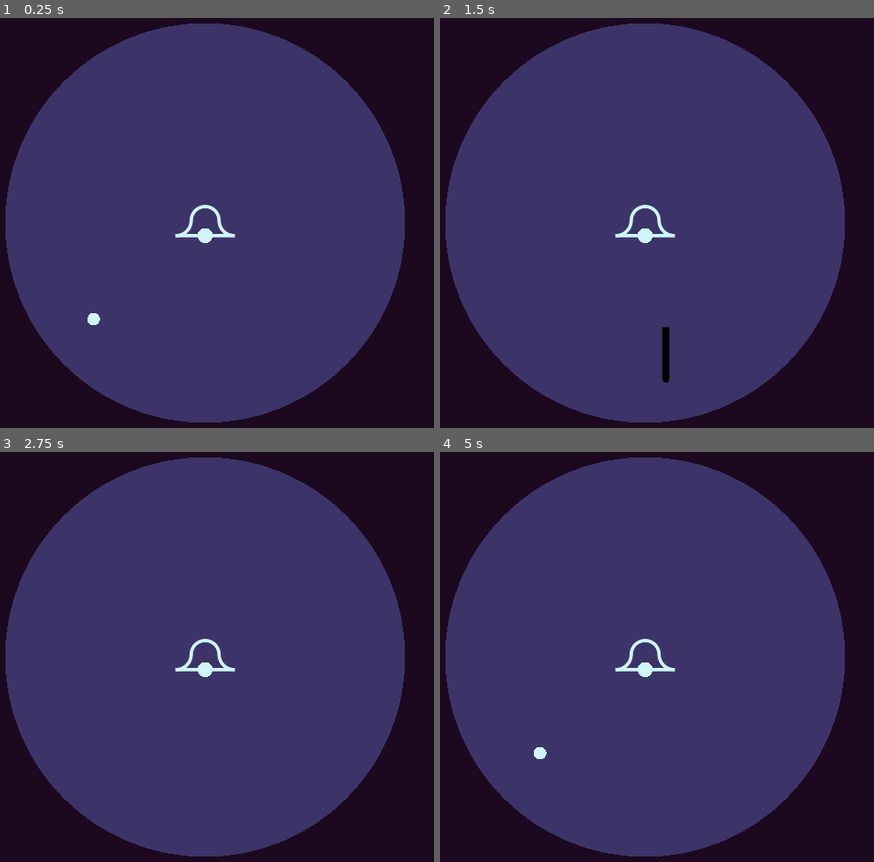
Above: before the commit, frames 1-4 (two rows, left to right).
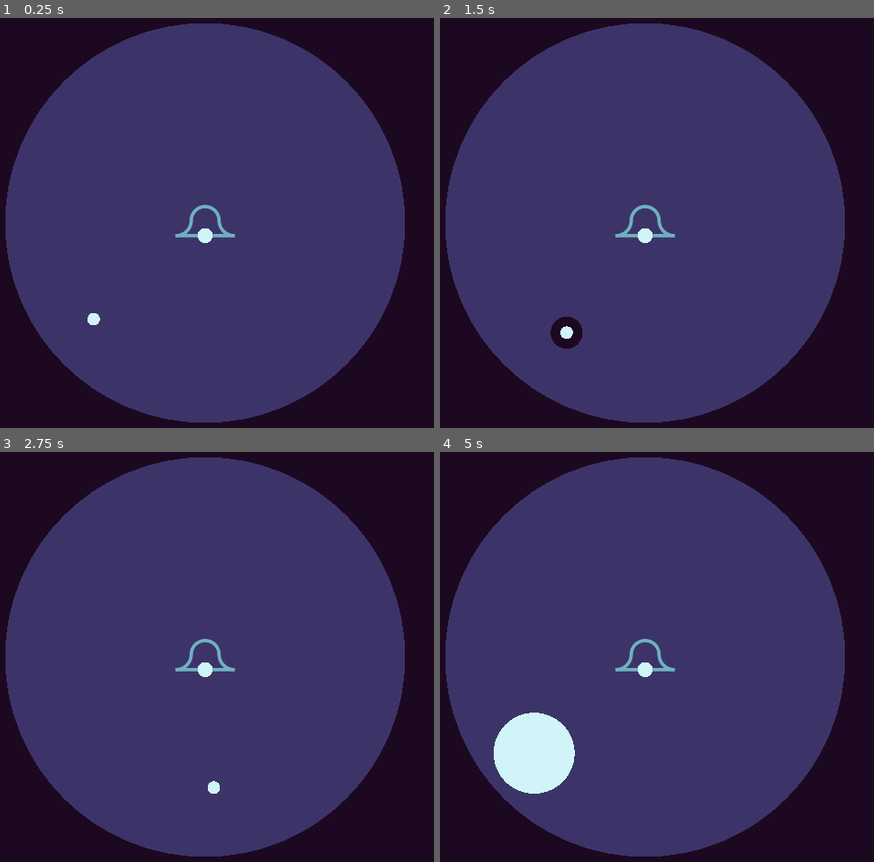
Above: after the commit, the same moments.

Repository: conradte3/ring-it-on
Game: Godot game, scene res://main.tscn
Two runs of this game, one before a commit and one after it. Both use one fixed random seed, a clock stepped at 60 frames per second and the inputs below.
Inputs:
- Up to frame 1 (0.25 s): no input
- Up to frame 2 (1.5 s): tap Enter at 0.5 s; hold F (right) 0.53-1.28 s; hold Space (dash, bound only before the commit) 0.53-1.28 s; hold D (down) from 1.28 s (still down); tap Space (dash, bound only before the commit) at 1.35 s
- Up to frame 3 (2.75 s): release D (down) at 2.03 s; hold F (right) from 2.03 s (still down); hold Space (dash, bound only before the commit) from 2.03 s (still down)
- Up to frame 4 (5 s): release F (right) at 2.78 s; release Space (dash, bound only before the commit) at 2.78 s; hold E (up) 2.78-3.53 s; tap Space (dash, bound only before the commit) at 2.85, 4.35 s; hold Space (dash, bound only before the commit) 3.53-4.28 s; hold S (left) from 3.53 s (still down)

The runs differ from the first frame. In frame 1, 0.3% of the frame differs, in the area x 40-55%, y 45-54%; in frame 2, 1.0%; in frame 3, 0.3%; in frame 4, 3.1%, in the area x 12-55%, y 45-84%.

Commit message:
Almost a game

Diff:
--- /dev/null
+++ b/background.gd
@@ -0,0 +1,8 @@
+extends Node2D
+
+func _draw() -> void:
+	var size = get_viewport_rect().size
+	draw_rect(Rect2(Vector2.ZERO, size), Color("1c0820"))
+	var half_size = size / 2.
+	#Arena
+	draw_circle(half_size, half_size.y - 8., Color("3c3468"))
--- a/bell.gd
+++ b/bell.gd
@@ -23,13 +23,16 @@
 	queue_redraw()
 
 func _draw() -> void:
-	var color = Color("d0f4f8")
-	draw_circle(Vector2.ZERO, get_viewport_rect().size.y / 2. - 8., Color("3c3468"))
-	#draw_circle(Vector2.ZERO, 24.0, Color.WHITE)
+	var color = Color("70b0c0")
+	var color2 = Color("d0f4f8")
+
+	#Sides
 	draw_arc(Vector2(-46.0, -4.0), 24.0, 0.0, PI / 2.0, 10, color, 4.0, true)
 	draw_arc(Vector2(46.0, -4.0), 24.0, PI / 2.0, PI, 10, color, 4.0, true)
 	draw_arc(Vector2(0.0, -4.0), 22.0, 0.0, -PI, 20, color, 4.0, true)
+	#Bottom
 	draw_line(Vector2(-46.0, 20.0), Vector2(46.0, 20.0), color, 4.0, true)
-	draw_circle(Vector2(0.0, 20.0), 12.0, color)
+	#Dinger
+	draw_circle(Vector2(0.0, 20.0), 12.0, color2)
 	if wave_radius > 0 and wave_radius < 1000.0:
 		draw_arc(Vector2.ZERO, wave_radius, 0.0, PI * 2.0, floor(wave_radius / 2), color, 2.0, true)
--- a/bell.tscn
+++ b/bell.tscn
@@ -3,7 +3,7 @@
 [ext_resource type="Script" path="res://bell.gd" id="1_i7tal"]
 
 [sub_resource type="CircleShape2D" id="CircleShape2D_fla4c"]
-radius = 28.0
+radius = 13.0
 
 [node name="Bell" type="Node2D"]
 script = ExtResource("1_i7tal")
@@ -13,6 +13,7 @@
 polygon = PackedVector2Array(0, -30, -12, -24, -19, -6, -28, 10, -42, 17, 0, 21, 39, 16, 23, 10, 15, -6, 10, -24)
 
 [node name="Area2D" type="Area2D" parent="."]
+position = Vector2(0, 20)
 collision_layer = 0
 collision_mask = 8
 
--- a/enemy.gd
+++ b/enemy.gd
@@ -1,15 +1,45 @@
 extends Node2D
 
 var target: Node2D
-var speed = 100.0
+var speed = 90.0
+var mult = 1.0
+
+var radius = 12.0
 
 var avoiding: Array[Node2D] = [] as Array[Node2D]
 
+var time = 0.0
+var threshold = 0.1
+
+var last_dir = Vector2.ZERO
+
 func _ready() -> void:
 	target = get_tree().get_first_node_in_group("player")
+	if randi() % 3 == 0:
+		speed = 120.0
+		radius = 7.0
+		$BodyArea/CollisionShape2D.shape.radius = radius - 1.0
+
+	threshold = randf_range(0.2, 0.5)
 
 func _process(delta: float) -> void:
-	var dir = (target.global_position - global_position).normalized()
+	time += delta
+	if time > threshold:
+		time -= threshold
+		adjust_targeting()
+
+
+	position += last_dir * speed * delta * mult
+
+func adjust_targeting():
+	var diff_to_target = target.global_position - global_position
+	#var mult = 1.0
+	#
+	#if diff_to_target.length() < target.attack_radius:
+		#mult = 0.6
+
+
+	var dir = diff_to_target.normalized()
 	for avoid in avoiding:
 		var diff = avoid.global_position - global_position
 		var length = diff.length()
@@ -18,11 +48,13 @@
 			force = force / length
 		dir -= diff.normalized() * force
 
-	position += dir.normalized() * speed * delta
+	last_dir = dir.normalized()
 
 func _draw() -> void:
-	draw_circle(Vector2.ZERO, 10.0, Color.RED)
+	draw_circle(Vector2.ZERO, radius, Color("70b0c0"))
 
+func die() -> void:
+	queue_free()
 
 func _on_avoid_detector_area_entered(area: Area2D) -> void:
 	avoiding.append(area)
@@ -30,5 +62,12 @@
 func _on_avoid_detector_area_exited(area: Area2D) -> void:
 	avoiding.erase(area)
 
-func _on_body_area_area_entered(_area: Area2D) -> void:
-	queue_free()
+func _on_body_area_area_entered(area: Area2D) -> void:
+	if area.get_collision_layer_value(13):
+		mult = area.owner.slow
+	else:
+		die()
+
+func _on_body_area_area_exited(area: Area2D) -> void:
+	if area.get_collision_layer_value(13):
+		mult = 1.0
--- a/enemy.tscn
+++ b/enemy.tscn
@@ -6,6 +6,7 @@
 radius = 31.4006
 
 [sub_resource type="CircleShape2D" id="CircleShape2D_wjaqe"]
+radius = 11.0
 
 [node name="Enemy" type="Node2D"]
 script = ExtResource("1_5e1t1")
@@ -19,7 +20,7 @@
 
 [node name="BodyArea" type="Area2D" parent="."]
 collision_layer = 132
-collision_mask = 2
+collision_mask = 4098
 
 [node name="CollisionShape2D" type="CollisionShape2D" parent="BodyArea"]
 shape = SubResource("CircleShape2D_wjaqe")
@@ -27,3 +28,4 @@
 [connection signal="area_entered" from="AvoidDetector" to="." method="_on_avoid_detector_area_entered"]
 [connection signal="area_exited" from="AvoidDetector" to="." method="_on_avoid_detector_area_exited"]
 [connection signal="area_entered" from="BodyArea" to="." method="_on_body_area_area_entered"]
+[connection signal="area_exited" from="BodyArea" to="." method="_on_body_area_area_exited"]
--- /dev/null
+++ b/main.gd
@@ -0,0 +1,8 @@
+extends Node
+
+func _on_player_died() -> void:
+	$Control/GameOver.visible = true
+
+
+func _on_restart_pressed() -> void:
+	get_tree().reload_current_scene()
--- a/main.tscn
+++ b/main.tscn
@@ -1,16 +1,85 @@
-[gd_scene load_steps=3 format=3 uid="uid://bgmreagrm8y47"]
+[gd_scene load_steps=7 format=3 uid="uid://bgmreagrm8y47"]
 
 [ext_resource type="PackedScene" uid="uid://cr66hiyocclu4" path="res://player.tscn" id="1_8en8c"]
+[ext_resource type="Script" path="res://main.gd" id="1_lhd8t"]
+[ext_resource type="Script" path="res://background.gd" id="2_ftglq"]
 [ext_resource type="PackedScene" uid="uid://dhxy55ndj57jo" path="res://bell.tscn" id="2_s0uu7"]
+[ext_resource type="StyleBox" uid="uid://dqxl1rd7ngpft" path="res://outline.tres" id="5_miere"]
 
-[node name="Main" type="Node2D"]
+[sub_resource type="StyleBoxFlat" id="StyleBoxFlat_3fxyt"]
+bg_color = Color(0.109804, 0.0313726, 0.12549, 1)
 
-[node name="Polygon2D" type="Polygon2D" parent="."]
-color = Color(0.109804, 0.0313726, 0.12549, 1)
-polygon = PackedVector2Array(-60, -56, -85, 703, 1240, 685, 1235, -73)
+[node name="Main" type="Node"]
+script = ExtResource("1_lhd8t")
+
+[node name="Background" type="Node2D" parent="."]
+script = ExtResource("2_ftglq")
+
+[node name="Player" parent="." groups=["player"] instance=ExtResource("1_8en8c")]
+position = Vector2(400, 476)
 
 [node name="Bell" parent="." instance=ExtResource("2_s0uu7")]
 position = Vector2(576, 324)
 
-[node name="Player" parent="." groups=["player"] instance=ExtResource("1_8en8c")]
-position = Vector2(400, 476)
+[node name="Control" type="Control" parent="."]
+visible = false
+z_index = 1
+layout_mode = 3
+anchors_preset = 15
+anchor_right = 1.0
+anchor_bottom = 1.0
+grow_horizontal = 2
+grow_vertical = 2
+
+[node name="GameOver" type="Panel" parent="Control"]
+layout_mode = 1
+anchors_preset = 15
+anchor_right = 1.0
+anchor_bottom = 1.0
+grow_horizontal = 2
+grow_vertical = 2
+theme_override_styles/panel = SubResource("StyleBoxFlat_3fxyt")
+
+[node name="RichTextLabel" type="RichTextLabel" parent="Control/GameOver"]
+layout_mode = 1
+offset_right = 482.0
+offset_bottom = 67.0
+theme_override_colors/default_color = Color(0.439216, 0.690196, 0.752941, 1)
+theme_override_font_sizes/normal_font_size = 48
+text = "That's a dead ringer."
+fit_content = true
+scroll_active = false
+
+[node name="RichTextLabel2" type="RichTextLabel" parent="Control/GameOver"]
+layout_mode = 1
+anchors_preset = 4
+anchor_top = 0.5
+anchor_bottom = 0.5
+offset_top = -67.0
+offset_right = 757.0
+offset_bottom = 67.0
+grow_vertical = 2
+theme_override_colors/default_color = Color(0.815686, 0.956863, 0.972549, 1)
+theme_override_font_sizes/normal_font_size = 48
+text = "Score: 100
+Best: 200"
+fit_content = true
+scroll_active = false
+
+[node name="Restart" type="Button" parent="Control/GameOver"]
+layout_mode = 1
+anchors_preset = 2
+anchor_top = 1.0
+anchor_bottom = 1.0
+offset_top = -62.0
+offset_right = 211.0
+grow_vertical = 0
+theme_override_styles/normal = ExtResource("5_miere")
+theme_override_styles/hover = ExtResource("5_miere")
+theme_override_styles/pressed = ExtResource("5_miere")
+theme_override_styles/disabled = ExtResource("5_miere")
+theme_override_styles/focus = ExtResource("5_miere")
+text = "Restart"
+
+[connection signal="died" from="Player" to="." method="_on_player_died"]
+[connection signal="pressed" from="Control/GameOver/Restart" to="." method="_on_restart_pressed"]
--- /dev/null
+++ b/outline.tres
@@ -0,0 +1,9 @@
+[gd_resource type="StyleBoxFlat" format=3 uid="uid://dqxl1rd7ngpft"]
+
+[resource]
+bg_color = Color(0.6, 0.6, 0.6, 0)
+border_width_left = 1
+border_width_top = 1
+border_width_right = 1
+border_width_bottom = 1
+border_color = Color(0.815686, 0.956863, 0.972549, 1)
--- a/player.gd
+++ b/player.gd
@@ -2,61 +2,86 @@
 
 @export_range(50.0, 400.0) var speed := 200.0
 
-var dash_mult := 1.0
+signal died
 
-var dash_start := Vector2.ZERO
-
-var dash_duration := 0.2
+var attack_duration := 0.6
 
 var dir = Vector2.ZERO
 var facing_dir = Vector2.RIGHT
 var locked_dir = Vector2.ZERO
 
+var can_attack := true
+var attack_radius := 0.01 : set = set_attack_radius
+var attack_color = Color("1c0820")
+
+var slow = 0.8
+
+
+func set_attack_radius(val: float) -> void:
+	attack_radius = val
+	$Warner/CollisionShape2D.shape.radius = attack_radius
+	queue_redraw()
+
 func _input(event: InputEvent) -> void:
-	if event.is_action_pressed("dash"):
-		if dash_mult == 1.0:
-			start_dash()
+	if event.is_action_pressed("attack"):
+		if can_attack:
+			attack()
 
-func start_dash():
+var attack_tween: Tween
+
+func attack():
+	can_attack = false
+
+	var tw = create_tween()
+	tw.set_trans(Tween.TRANS_QUAD)
+	tw.set_ease(Tween.EASE_OUT)
+	tw.tween_property(self, "attack_radius", 64.0, attack_duration)
+	tw.tween_callback(impact)
+	tw.tween_callback(end_attack).set_delay(0.1)
+
+	attack_tween = tw
+
+func impact():
 	$Area2D/CollisionShape2D.disabled = false
-	$Hurtbox/CollisionShape2D.disabled = true
-	dash_start = global_position
-	locked_dir = facing_dir
-	var tw = create_tween()
-	tw.tween_property(self, "dash_mult", 1.0, dash_duration) \
-		.from(6.0) \
-		.set_ease(Tween.EASE_OUT) \
-		.set_trans(Tween.TRANS_QUAD)
-	tw.parallel().tween_method(update_line, 0.0, 1.0, dash_duration)
-	tw.tween_callback(func():
-		locked_dir = Vector2.ZERO
-		$Area2D/CollisionShape2D.disabled = true
-		$Hurtbox/CollisionShape2D.disabled = false
-	)
+	attack_color = Color("d0f4f8")
+	queue_redraw()
 
+func end_attack():
+	attack_radius = 0.01
+	$Area2D/CollisionShape2D.disabled = true
+	can_attack = true
+	attack_color = Color("1c0820")
+
+var should_process = true
 func _process(delta: float) -> void:
+	if not should_process:
+		return
 	dir = Input.get_vector("left", "right", "up", "down")
 	if dir != Vector2.ZERO:
 		facing_dir = dir
 
-	var cur_dir = dir
-	if locked_dir != Vector2.ZERO:
-		cur_dir = locked_dir
-	position += cur_dir * speed * delta * dash_mult
+	var mult = 1.0 if can_attack else 0.3
+	position += dir * speed * delta * mult
 
-	dash_mult = move_toward(dash_mult, 1.0, delta * 20.0)
-
-func update_line(val: float) -> void:
-	queue_redraw()
 
 func _draw() -> void:
-	if dash_mult > 1.0:
-		var color = Color.BLACK
-		draw_circle(Vector2.ZERO, 5.0, color)
-		draw_line(dash_start - global_position, Vector2.ZERO, color, 10.0, true)
-	else:
-		draw_circle(Vector2.ZERO, 10.0, Color("d0f4f8"))
+	if attack_radius > 0.01:
+		draw_circle(Vector2.ZERO, attack_radius, attack_color)
+	draw_circle(Vector2.ZERO, 10.0, Color("d0f4f8"))
 
+func die() -> void:
+	attack_tween.kill()
+	can_attack = false
+	should_process = false
+	attack_color = Color("1c0820")
 
-func _on_hurtbox_area_entered(area: Area2D) -> void:
-	get_tree().reload_current_scene.call_deferred()
+	slow = 0.0
+	var tw = create_tween()
+	tw.tween_property(self, "attack_radius", get_viewport_rect().size.x / 2., 0.5)
+	tw.tween_callback(finish_death)
+
+func finish_death() -> void:
+	died.emit()
+
+func _on_hurtbox_area_entered(_area: Area2D) -> void:
+	die()
--- a/player.tscn
+++ b/player.tscn
@@ -1,11 +1,15 @@
-[gd_scene load_steps=4 format=3 uid="uid://cr66hiyocclu4"]
+[gd_scene load_steps=5 format=3 uid="uid://cr66hiyocclu4"]
 
 [ext_resource type="Script" path="res://player.gd" id="1_noqjy"]
 
 [sub_resource type="CircleShape2D" id="CircleShape2D_rjtut"]
+radius = 64.0
 
 [sub_resource type="CircleShape2D" id="CircleShape2D_qxiqb"]
 radius = 9.0
+
+[sub_resource type="CircleShape2D" id="CircleShape2D_8pepn"]
+radius = 0.01
 
 [node name="Player" type="Node2D"]
 script = ExtResource("1_noqjy")
@@ -25,4 +29,11 @@
 [node name="CollisionShape2D" type="CollisionShape2D" parent="Hurtbox"]
 shape = SubResource("CircleShape2D_qxiqb")
 
+[node name="Warner" type="Area2D" parent="."]
+collision_layer = 4096
+collision_mask = 0
+
+[node name="CollisionShape2D" type="CollisionShape2D" parent="Warner"]
+shape = SubResource("CircleShape2D_8pepn")
+
 [connection signal="area_entered" from="Hurtbox" to="." method="_on_hurtbox_area_entered"]
--- a/project.godot
+++ b/project.godot
@@ -50,7 +50,7 @@
 , Object(InputEventJoypadMotion,"resource_local_to_scene":false,"resource_name":"","device":-1,"axis":1,"axis_value":1.0,"script":null)
 ]
 }
-dash={
+attack={
 "deadzone": 0.5,
 "events": [Object(InputEventKey,"resource_local_to_scene":false,"resource_name":"","device":-1,"window_id":0,"alt_pressed":false,"shift_pressed":false,"ctrl_pressed":false,"meta_pressed":false,"pressed":false,"keycode":0,"physical_keycode":32,"key_label":0,"unicode":32,"echo":false,"script":null)
 , Object(InputEventKey,"resource_local_to_scene":false,"resource_name":"","device":-1,"window_id":0,"alt_pressed":false,"shift_pressed":false,"ctrl_pressed":false,"meta_pressed":false,"pressed":false,"keycode":0,"physical_keycode":90,"key_label":0,"unicode":122,"echo":false,"script":null)
@@ -64,6 +64,7 @@
 2d_physics/layer_3="EnemyWeapon"
 2d_physics/layer_4="Ringer"
 2d_physics/layer_8="Avoid"
+2d_physics/layer_13="Warn"
 
 [rendering]
 
